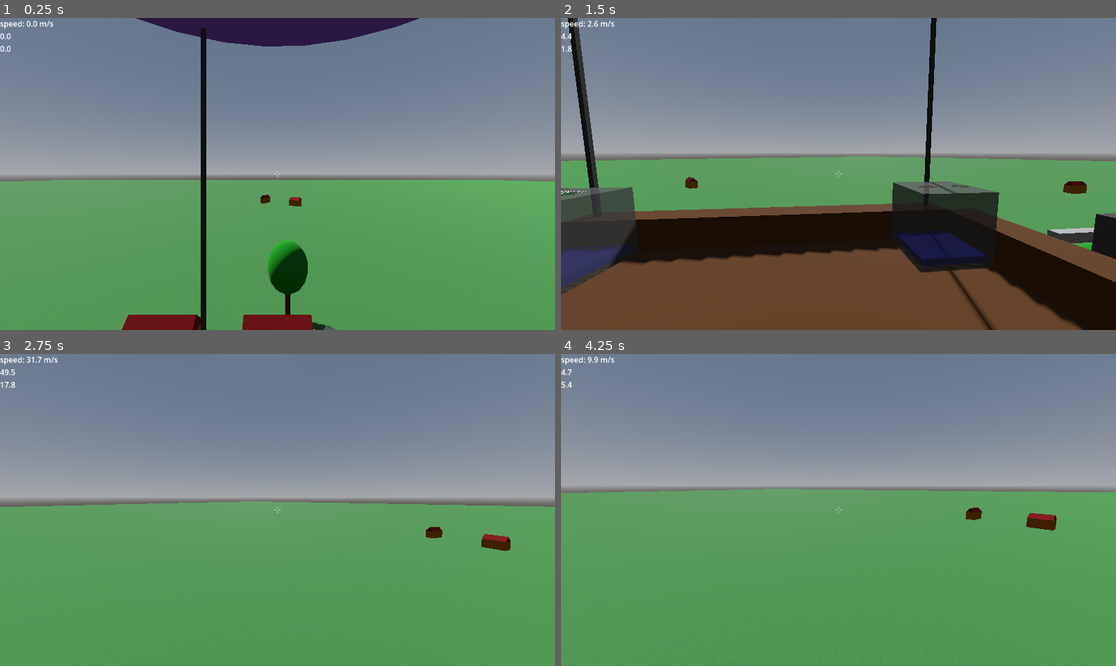
Above: before the commit, frames 1-4 (two rows, left to right).
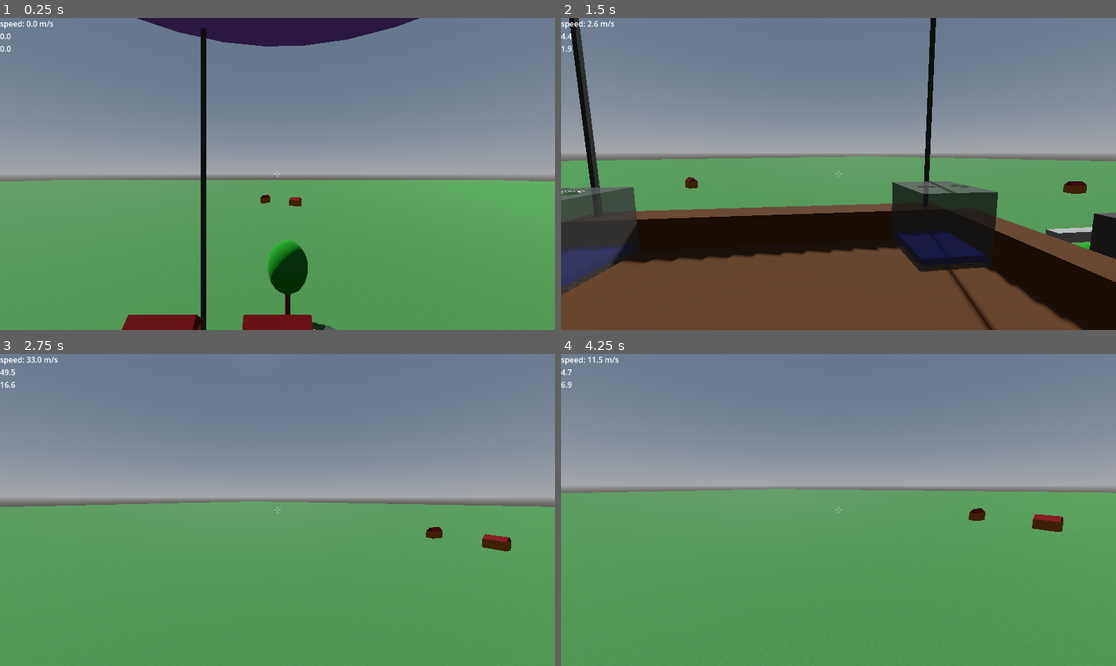
Above: after the commit, the same moments.

Repository: jmdejong/airships
Game: Godot game, scene res://scenes/world.tscn
Same seed, same stepped clock (60 frames per second), same inputs: the game is played once before the commit and once after it.
Inputs (mouse positions are in pixels of both pictures, inside the frame that each line leads up to):
- Up to frame 1 (0.25 s): no input
- Up to frame 2 (1.5 s): move the mouse to (960, 158) at 0.52 s; hold D (right) 0.53-1.28 s; click (960, 158) at 0.6 s; move the mouse to (810, 174) at 1.27 s; hold W (forwards) from 1.28 s (still down); click (810, 174) at 1.35 s
- Up to frame 3 (2.75 s): keep holding W (forwards); move the mouse to (288, 503) at 2.02 s; hold Shift (sprint) from 2.03 s (still down); click (288, 503) at 2.3 s
- Up to frame 4 (4.25 s): keep holding W (forwards); move the mouse to (832, 516) at 2.77 s; release Shift (sprint) at 2.78 s; tap B (toggle_build) at 2.85 s; click (832, 516) at 3.05 s; move the mouse to (877, 513) at 3.52 s; tap G (toggle_gravity) at 3.6 s; click (877, 513) at 3.8 s

The runs differ from the first frame. In frame 1, less than 0.1% of the frame differs, in the area x 24-75%, y 0-100%; in frame 2, 0.8%, in the area x 0-100%, y 0-97%; in frame 3, less than 0.1%; in frame 4, 0.3%.
Error after the commit: Parse Error: Preload file "res://materials/build/valid_preview.tres" does not exist. (res://code/preview.gd:3)

Commit message:
objects bigger than 1x1x1 can be built

Diff:
--- a/code/build.gd
+++ b/code/build.gd
@@ -2,6 +2,7 @@
 
 var preview: Area3D = null
 var build_component: Component = null
+var component_position: Vector3
 
 func select_build(component: Component) -> void:
 	for child in %BuildPreview.get_children():
@@ -17,8 +18,15 @@
 	var collider = %BuildCast.get_collider()
 	if collider != null and collider.has_method("is_build_target"):
 		%BuildPreview.global_rotation = collider.global_rotation
-		var cpos: Vector3 = collider.to_local(%BuildCast.get_collision_point() + %BuildCast.get_collision_normal() * 0.24).snappedf(0.5)
-		%BuildPreview.global_position = collider.to_global(cpos)
+		var p: Vector3 = %BuildCast.get_collision_point() * collider.transform
+		var n: Vector3 = (%BuildCast.get_collision_normal() * collider.quaternion).round()
+		if n.length_squared() != 1:
+			%BuildPreview.global_position = collider.to_global(p)
+			preview.valid = false
+			return
+		var center_offset: Vector3 = n * build_component.area.size / 2
+		component_position = (p  + center_offset - build_component.area.get_center()).snappedf(Global.block_size)
+		%BuildPreview.global_position = collider.to_global(component_position)
 		preview.valid = !preview.has_overlapping_bodies()
 	else:
 		%BuildPreview.rotation = Vector3.ZERO
@@ -27,14 +35,10 @@
 			preview.valid = false
 
 func try_build() -> void:
-	var collider = %BuildCast.get_collider()
-	if collider != null and collider.has_method("is_build_target"):
-		%BuildPreview.global_rotation = collider.global_rotation
-		var cpos: Vector3 = collider.to_local(%BuildCast.get_collision_point() + %BuildCast.get_collision_normal() * 0.24).snappedf(0.5)
-		%BuildPreview.global_position = collider.to_global(cpos)
-		preview.valid = !preview.has_overlapping_bodies()
-		if preview.valid:
-			collider.build_component(cpos, build_component)
+	var collider: CollisionObject3D = %BuildCast.get_collider()
+	place_preview()
+	if preview.valid:
+		collider.build_component(component_position, build_component)
 
 func try_remove() -> void:
 	var collider: CollisionObject3D = %BuildCast.get_collider()
--- a/code/component.gd
+++ b/code/component.gd
@@ -3,24 +3,34 @@
 
 var scene: PackedScene
 var preview: PackedScene
+var area: AABB
 
-func _init(scene: PackedScene, preview: PackedScene):
+func _init(scene: PackedScene, preview: PackedScene, area: AABB):
 	self.scene = scene
 	self.preview = preview
+	self.area = area
 
-enum ComponentType { Woodblock }
+enum ComponentType { Woodblock, EngineHor }
 
 static var WoodBlock: Component = Component.new(
 	preload("res://scenes/components/woodblock.tscn"),
-	preload("res://scenes/previews/woodblock.tscn")
+	preload("res://scenes/previews/woodblock.tscn"),
+	AABB(-Vector3.ONE*Global.block_size/2, Vector3.ONE*Global.block_size)
+)
+static var EngineHor: Component = Component.new(
+	preload("res://scenes/components/engine_hor.tscn"),
+	preload("res://scenes/previews/engine.tscn"),
+	AABB(-Vector3.ONE*Global.block_size/2, Vector3(1.5, 1.0, 1.0))
 )
 
 static var components: Dictionary[ComponentType, Component] = {
-	ComponentType.Woodblock: WoodBlock
+	ComponentType.Woodblock: WoodBlock,
+	ComponentType.EngineHor: EngineHor
 }
 
 static func from_type(typ: ComponentType):
 	return components[typ]
+
 
 func snap_point(collision_point: Vector3, collision_vector: Vector3) -> Vector3:
 	return Vector3(
--- a/code/components/engine.gd
+++ b/code/components/engine.gd
@@ -2,7 +2,7 @@
 
 signal changed
 
-@export var power: float = 2000:
+@export var power: float = 0.0:
 	set(value):
 		power = value
 		%StatusPanel.text = "%2.2f kN" % (power / 1000.0)
--- a/code/preview.gd
+++ b/code/preview.gd
@@ -1,10 +1,15 @@
 extends Area3D
 
+var valid_overlay: Material = preload("res://materials/build/valid_preview.tres")
+var invalid_overlay: Material = preload("res://materials/build/invalid_preview.tres")
 
 var valid: bool = true:
 	set(value):
 		valid = value
 		if value:
-			$MeshInstance3D.material_override.albedo_color = Color(0.5, 0.5, 1.0, 0.5)
+			get_tree().set_group("visual", "material_overlay", valid_overlay)
 		else:
-			$MeshInstance3D.material_override.albedo_color = Color(1.0, 0.5, 0.5, 0.5)
+			get_tree().set_group("visual", "material_overlay", invalid_overlay)
+
+func _ready() -> void:
+	get_tree().set_group("visual", "transparency", 0.5)
--- a/scenes/airship.tscn
+++ b/scenes/airship.tscn
@@ -36,6 +36,7 @@
 
 [node name="EngineHor" parent="Components/Machines" instance=ExtResource("4_lht5w")]
 transform = Transform3D(-1, 0, -8.74228e-08, 0, 1, 0, 8.74228e-08, 0, -1, -0.5, 0.5, -3.5)
+power = 2000.0
 
 [node name="EngineHor2" parent="Components/Machines" instance=ExtResource("4_lht5w")]
 transform = Transform3D(-1, 0, -8.74228e-08, 0, 1, 0, 8.74228e-08, 0, -1, -0.5, 0.5, 4.5)
--- a/scenes/build_tab.tscn
+++ b/scenes/build_tab.tscn
@@ -35,5 +35,16 @@
 layout_mode = 2
 text = "Wood block"
 
+[node name="EngineHor" type="Container" parent="PanelContainer/VBoxContainer"]
+custom_minimum_size = Vector2(50, 50)
+layout_mode = 2
+script = ExtResource("3_0pqg7")
+component = 1
+
+[node name="Label" type="Label" parent="PanelContainer/VBoxContainer/EngineHor"]
+layout_mode = 2
+text = "Engine"
+
 [connection signal="gui_input" from="PanelContainer/VBoxContainer/Remove" to="." method="_on_remove_gui_input"]
 [connection signal="gui_input" from="PanelContainer/VBoxContainer/Woodblock" to="PanelContainer/VBoxContainer/Woodblock" method="_on_gui_input"]
+[connection signal="gui_input" from="PanelContainer/VBoxContainer/EngineHor" to="PanelContainer/VBoxContainer/EngineHor" method="_on_gui_input"]
--- a/scenes/player.tscn
+++ b/scenes/player.tscn
@@ -30,6 +30,7 @@
 can_sleep = false
 contact_monitor = true
 max_contacts_reported = 15
+linear_damp_mode = 1
 script = ExtResource("1_3vyb7")
 
 [node name="Info" type="Label" parent="."]
--- a/scenes/previews/woodblock.tscn
+++ b/scenes/previews/woodblock.tscn
@@ -1,10 +1,7 @@
 [gd_scene load_steps=5 format=3 uid="uid://dt2l34ey576cd"]
 
 [ext_resource type="Script" uid="uid://7a33njbtkfx8" path="res://code/preview.gd" id="1_dl7gd"]
-
-[sub_resource type="StandardMaterial3D" id="StandardMaterial3D_rkhw5"]
-transparency = 1
-albedo_color = Color(1, 1, 1, 0.533333)
+[ext_resource type="Material" uid="uid://c0ualx0f2hu7y" path="res://materials/build/preview.tres" id="2_rkhw5"]
 
 [sub_resource type="BoxMesh" id="BoxMesh_6v37h"]
 size = Vector3(0.5, 0.5, 0.5)
@@ -17,8 +14,8 @@
 collision_mask = 67
 script = ExtResource("1_dl7gd")
 
-[node name="MeshInstance3D" type="MeshInstance3D" parent="."]
-material_override = SubResource("StandardMaterial3D_rkhw5")
+[node name="MeshInstance3D" type="MeshInstance3D" parent="." groups=["visual"]]
+material_override = ExtResource("2_rkhw5")
 mesh = SubResource("BoxMesh_6v37h")
 
 [node name="CollisionShape3D" type="CollisionShape3D" parent="."]
Not shown: 1 places in scenes/components/engine_hor.tscn that only renumber resources
